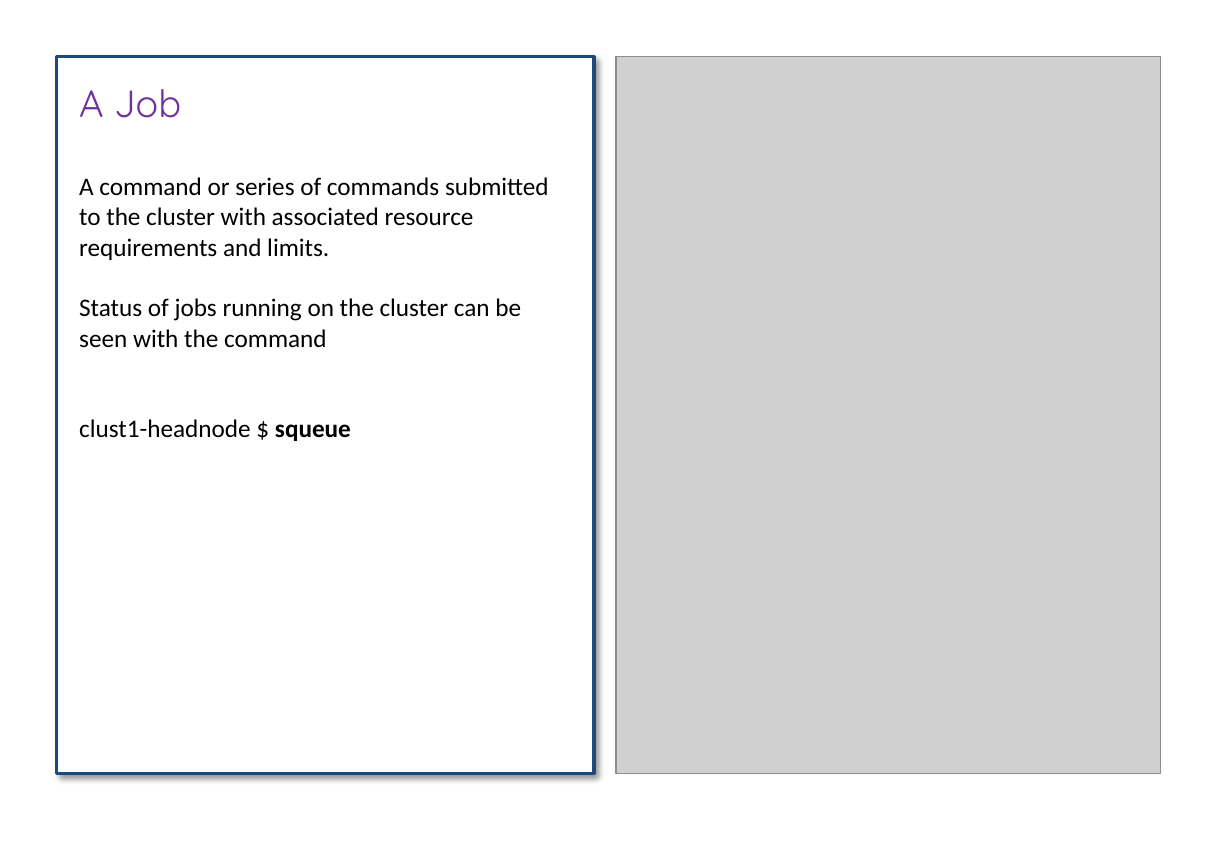
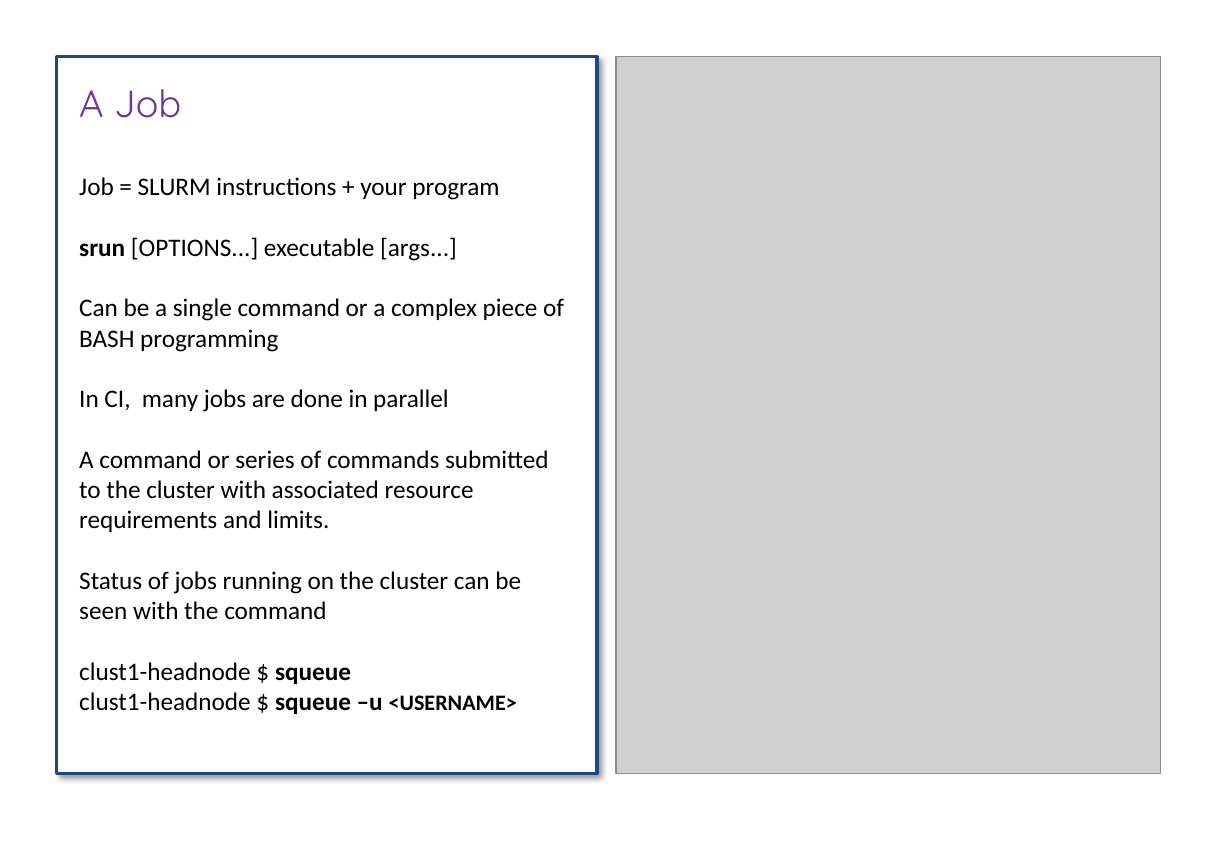
Before and after one commit to bioinformatics-core-shared-training/hpc, a slide deck: slide 4 of CRUK-cluster-introduction-II.pptx. Drawn at 1232x853 pixels with LibreOffice and Linux fonts; fonts in the diff are those of the drawing; grey boxes stand for pictures. Boxes give left, top, right and bottom in pixels: in the first picture for what was removed or moved away, otherwise in the second. Text is boxed around its words. In the diff, an @@ line names an element or a change of style, - is before the commit and + after.

```diff
--- a/CRUK-cluster-introduction-II.pptx
+++ b/CRUK-cluster-introduction-II.pptx
@@ text in rectangle at box(79, 177, 564, 412): paragraphs added @@
+Job = SLURM instructions + your program
+srun [OPTIONS...] executable [args...]
+Can be a single command or a complex piece of BASH programming
+In CI, many jobs are done in parallel
@@ text in rectangle at box(79, 692, 517, 714): paragraph added @@
+clust1-headnode $ squeue –u <USERNAME>
```
Also in this commit, not shown: 6 other slides changed, 4 slides added, 1 other file.
